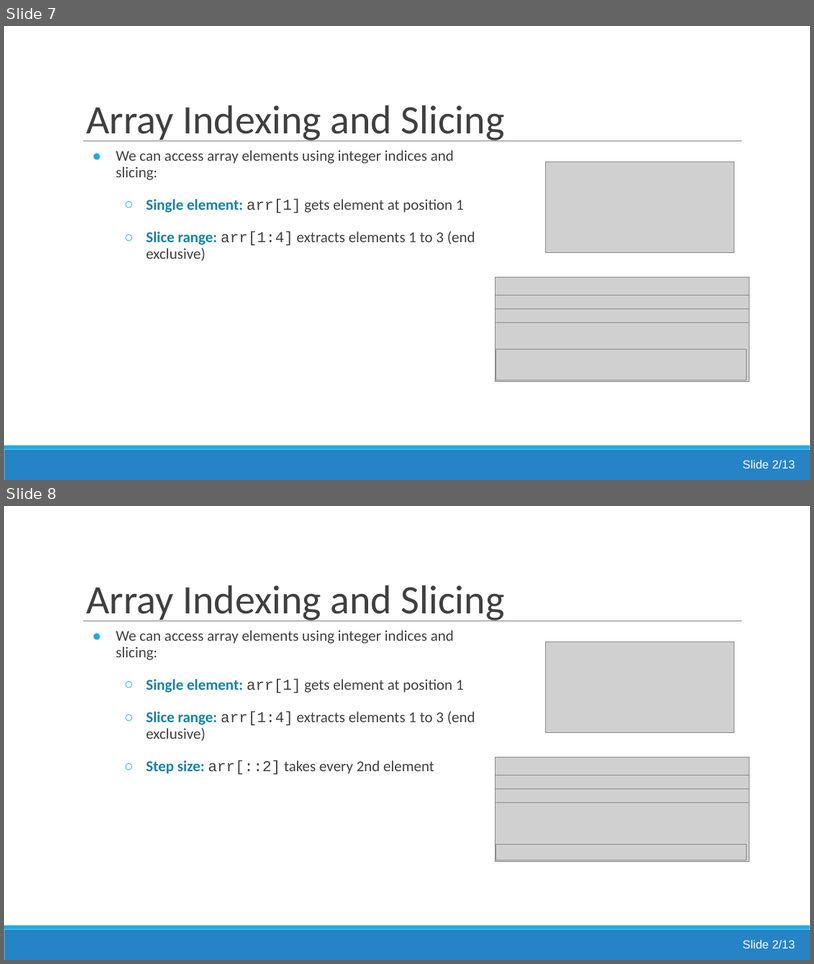
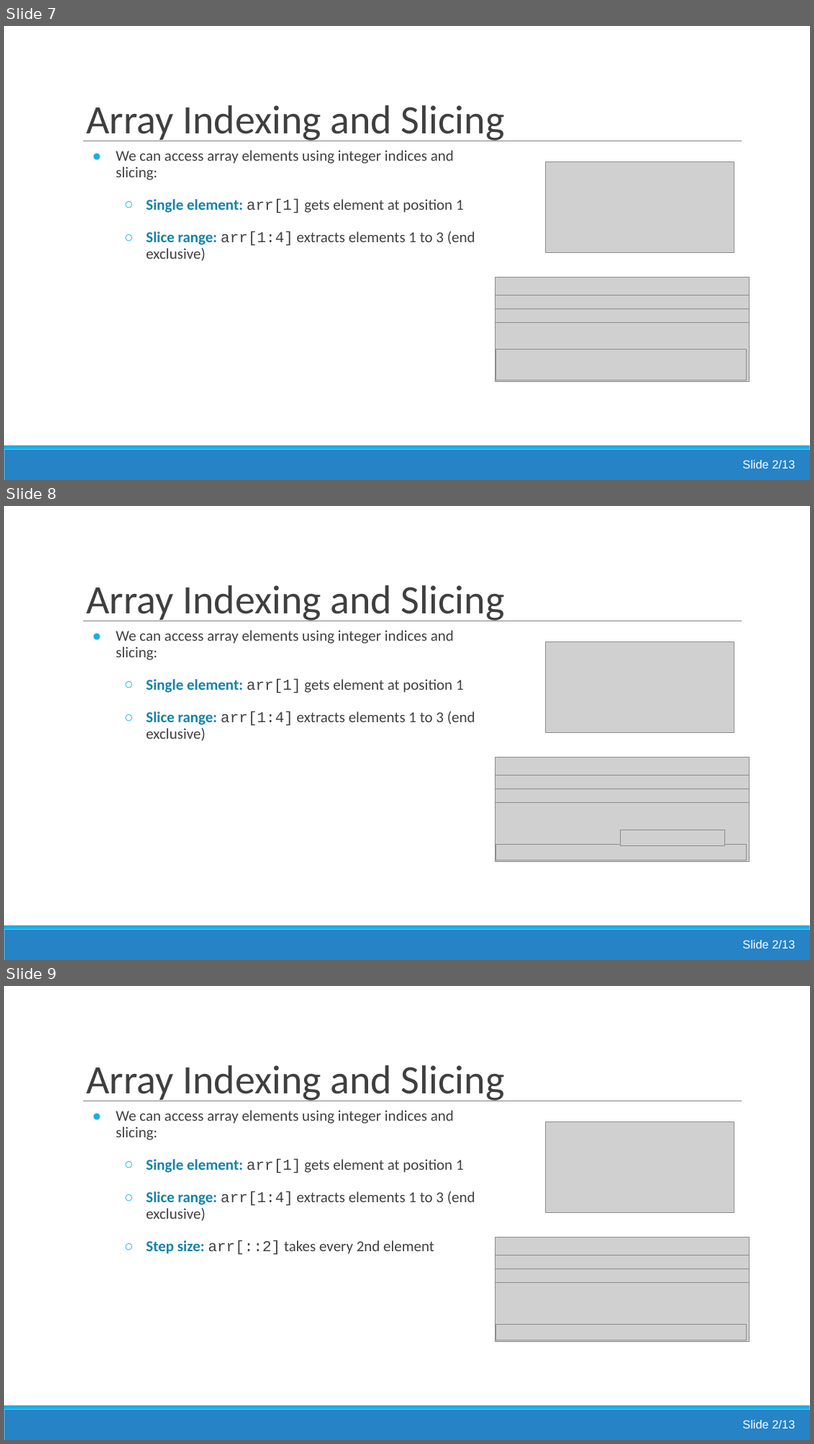
Before and after one commit to jsmartinstats/SCIF10002-2026, a slide deck: 08/Lecture7_working_with_numpy_arrays.pptx. Shown one above the other, each under a label of ours: slides 7 and 8 before the commit, slides 7, 8 and 9 after it. The pictures are 814x964 and 814x1444 pixels, drawn with LibreOffice and Linux fonts; fonts in the diff are those of the drawing; grey boxes stand for pictures. Boxes give left, top, right and bottom in pixels: in the first picture for what was removed or moved away, otherwise in the second. Text is boxed around its words. In the diff, an @@ line names an element or a change of style, - is before the commit and + after.

```diff
--- a/08/Lecture7_working_with_numpy_arrays.pptx
+++ b/08/Lecture7_working_with_numpy_arrays.pptx
@@ slide 8 added at (4, 506, 810, 960), background #FFFFFF; not listed: 3 template elements that a slide beside it also shows @@
@@ title added at (86, 585, 504, 621), 48 pt, text #3F3F3F @@
+Array Indexing and Slicing
@@ text added at (116, 630, 476, 741), 18 pt, text #3F3F3F @@
+● We can access array elements using integer indices and slicing:
+  ○ Single element: arr[1] gets element at position 1
+  ○ Slice range: arr[1:4] extracts elements 1 to 3 (end exclusive)
@@ picture added at (546, 641, 735, 732) @@
@@ picture added at (495, 757, 750, 861) @@
@@ picture added at (495, 775, 750, 788) @@
@@ picture added at (495, 788, 750, 803) @@
@@ picture added at (496, 844, 746, 860) @@
@@ picture added at (620, 830, 725, 845) @@
@@ text added at (743, 939, 795, 948), 14 pt, text #FFFFFF @@
+Slide 2/13
@@ what was slide 8 is now slide 9 @@
```
Also in this commit, not shown: 7 slides changed, 1 slide removed.
